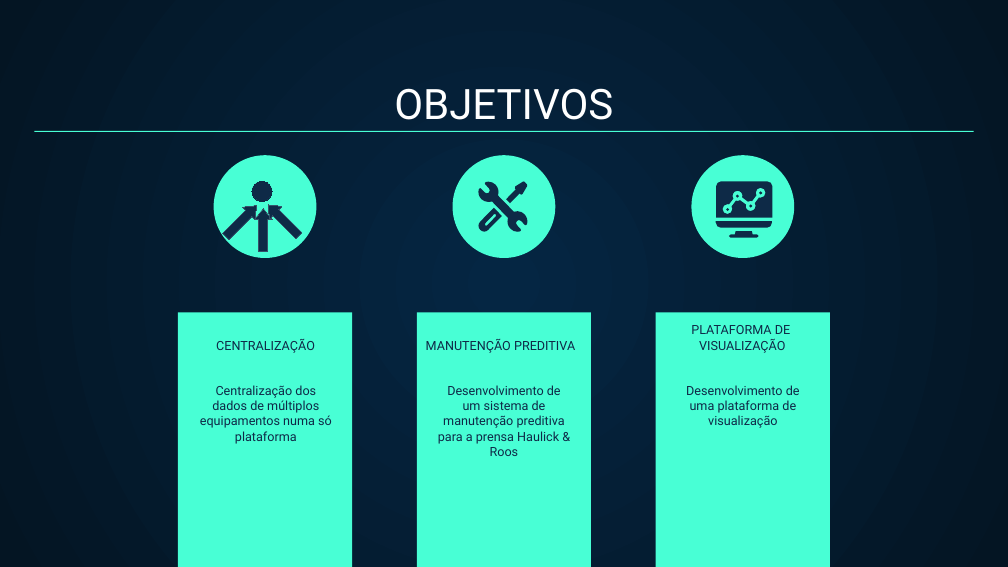
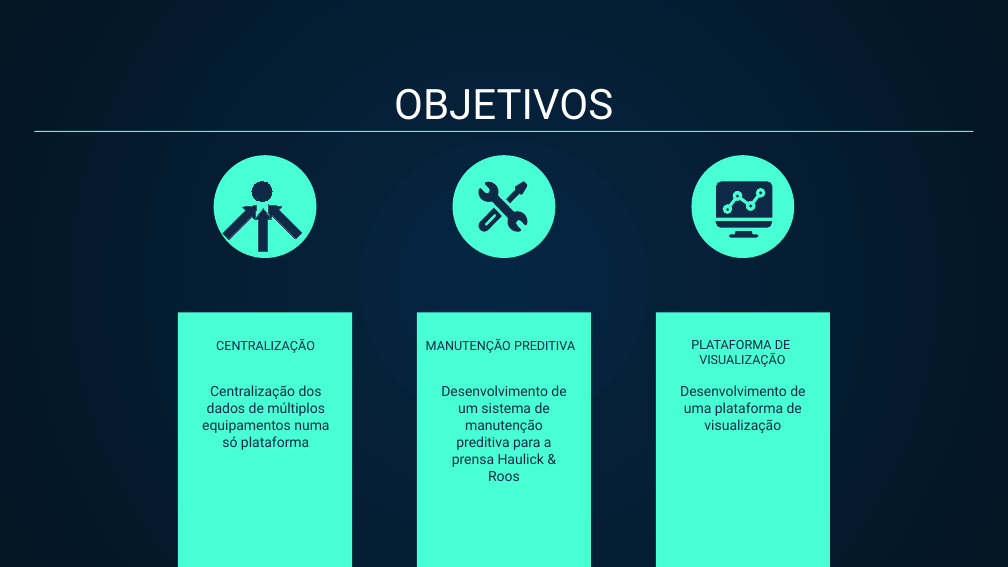
Before and after one commit to DanielCoelho112/master_thesis_document, a slide deck: slide 3 of defesa_tese/presentation.pptx (slide 6 before the commit). Drawn at 1008x567 pixels with LibreOffice and Linux fonts; fonts in the diff are those of the drawing. Boxes give left, top, right and bottom in pixels: in the first picture for what was removed or moved away, otherwise in the second. Text is boxed around its words. In the diff, an @@ line names an element or a change of style, - is before the commit and + after.

```diff
--- a/defesa_tese/presentation.pptx
+++ b/defesa_tese/presentation.pptx
@@ text "PLATAFORMA DE VISUALIZAÇÃO" at [691, 340, 790, 367]: vertical alignment bottom to middle @@
@@ size 9 to 10 pt in 3 elements at [441, 385, 566, 481], [680, 385, 805, 433], [202, 385, 329, 450] @@
```
Also in this commit, not shown: 12 other slides changed, 8 slides added, 5 slides removed, 2 other files.
